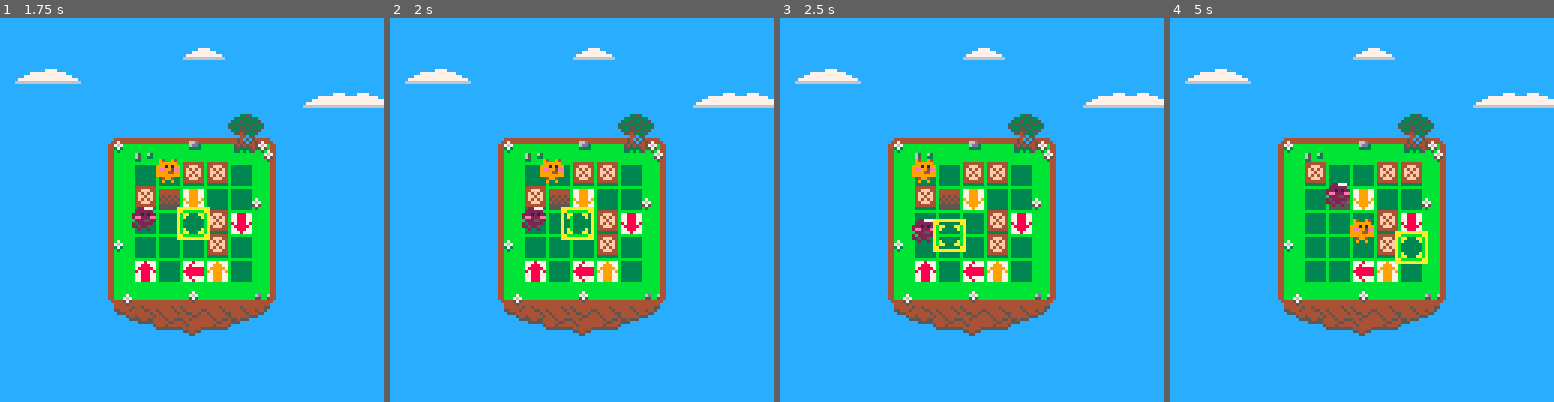
Above: before the commit, frames 1-4 (left to right).
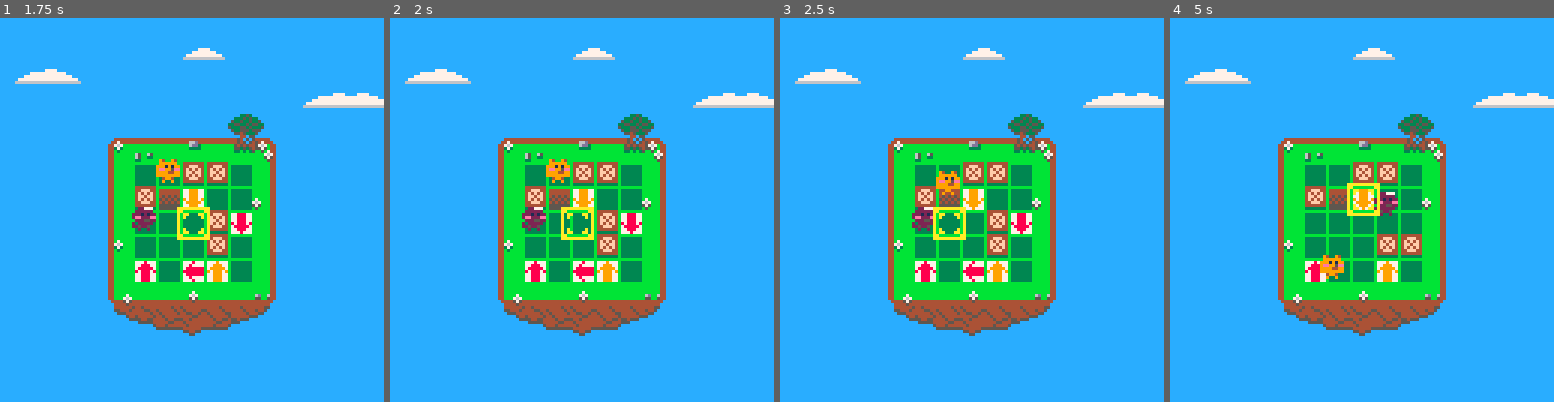
Above: after the commit, the same moments.

Repository: accidentalrebel/pico8-pop-puff
Game: PICO-8 cartridge pop-puff.p8
Same seed, same stepped clock (60 frames per second), same inputs: the game is played once before the commit and once after it.
Inputs:
- Up to frame 1 (1.75 s): tap O (Z key) at 0.33, 0.7, 1.43 s
- Up to frame 2 (2 s): hold Left from 1.97 s (still down)
- Up to frame 3 (2.5 s): tap O (Z key) at 2.22 s; release Left at 2.37 s; hold Down from 2.42 s (still down)
- Up to frame 4 (5 s): release Down at 2.82 s; hold Right 2.87-3.53 s; tap O (Z key) at 3.1, 3.98, 4.87 s; hold Up 3.58-4.08 s; hold Right 4.13-4.53 s; hold Down from 4.58 s (still down)

Frame 1 is identical in both runs. In frame 2, 0.3% of the frame differs, in the area x 39-47%, y 36-43%; in frame 3, 1.4%; in frame 4, 4.3%, in the area x 35-68%, y 37-69%.

Commit message:
Can now switch to cursor mode.

Diff:
--- a/pop-puff.p8
+++ b/pop-puff.p8
@@ -3,13 +3,8 @@
 __lua__
 -- pop puff and away!
 -- by accidental rebel
+
 -- globals
-tiles = {}
-players = {}
-tweens = {}
-tpool = {}
-ui = {}
-
 board_rows = 5
 board_cols = 5
 board_pad_x = 4.5
@@ -17,7 +12,14 @@
 i_index_arrows = 19
 slide_speed = 0.2
 current_player_index = 1
+
 cursor = nil
+is_cursor_mode = false
+tiles = {}
+players = {}
+tweens = {}
+tpool = {}
+ui = {}
 
 -- enums
 _x=1
@@ -432,17 +434,35 @@
 
 function _update()
    if btnp(0) then
-      control_player(current_player_index,-1,0)
-      control_cursor(-1,0)
+      if is_cursor_mode then
+	 control_cursor(-1,0)
+      else
+	 control_player(current_player_index,-1,0)
+      end
    elseif btnp(1) then
-      control_player(current_player_index,1,0)
-      control_cursor(1,0)
+      if is_cursor_mode then
+	 control_cursor(1,0)
+      else
+	 control_player(current_player_index,1,0)
+      end
    elseif btnp(2) then
-      control_player(current_player_index,0,-1)
-      control_cursor(0,-1)
+      if is_cursor_mode then
+	 control_cursor(0,-1)
+      else
+	 control_player(current_player_index,0,-1)
+      end
    elseif btnp(3) then
-      control_player(current_player_index,0,1)
-      control_cursor(0,1)
+      if is_cursor_mode then
+	 control_cursor(0,1)
+      else
+	 control_player(current_player_index,0,1)
+      end
+   elseif btnp(4) then
+      if is_cursor_mode then
+	 is_cursor_mode = false
+      else
+	 is_cursor_mode = true
+      end
    end
 
    foreach(tweens,handle_tween)
